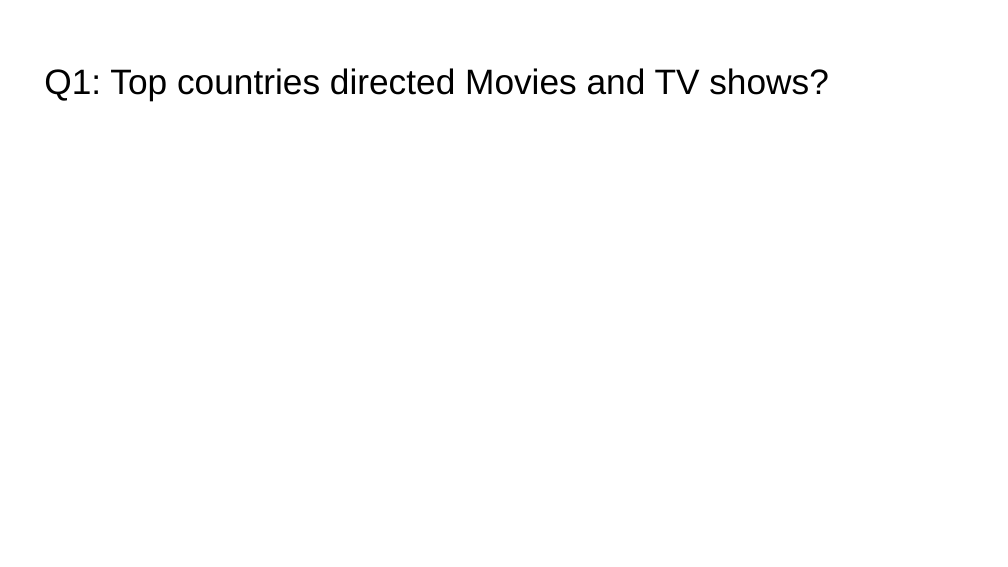
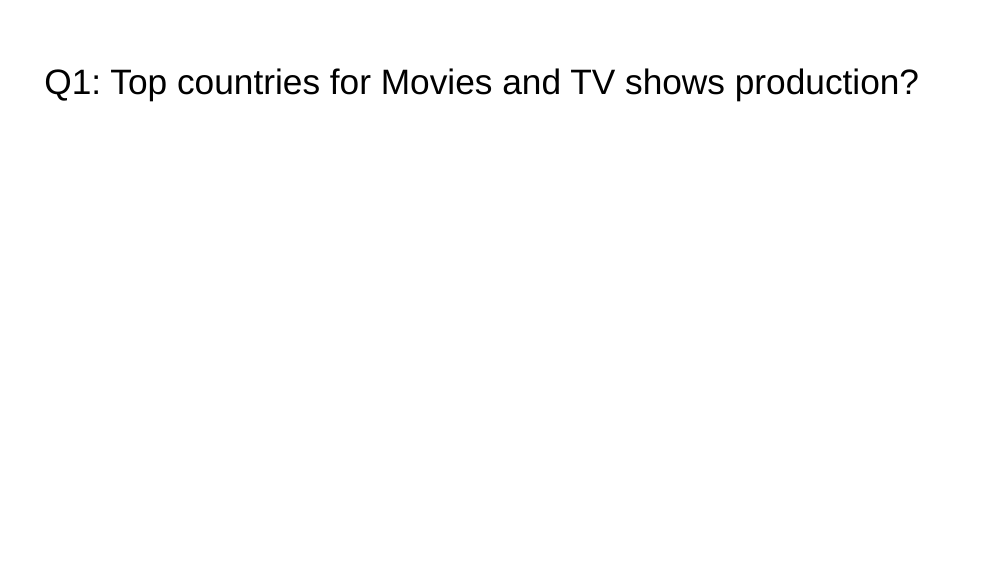
Before and after one commit to Yunling-G/Mid-Project, a slide deck: slide 5 of slides/mid-project.pptx. Drawn at 1008x567 pixels with LibreOffice and Linux fonts; fonts in the diff are those of the drawing; background and template pictures are left out. Boxes give left, top, right and bottom in pixels: in the first picture for what was removed or moved away, otherwise in the second. Text is boxed around its words. In the diff, an @@ line names an element or a change of style, - is before the commit and + after.

```diff
--- a/slides/mid-project.pptx
+++ b/slides/mid-project.pptx
@@ title at [44,68,919,100]: text changed @@
-Q1: Top countries directed Movies and TV shows?
+Q1: Top countries for Movies and TV shows production?
```
Also in this commit, not shown: 4 other slides changed, 3 slides added, 2 slides removed.
